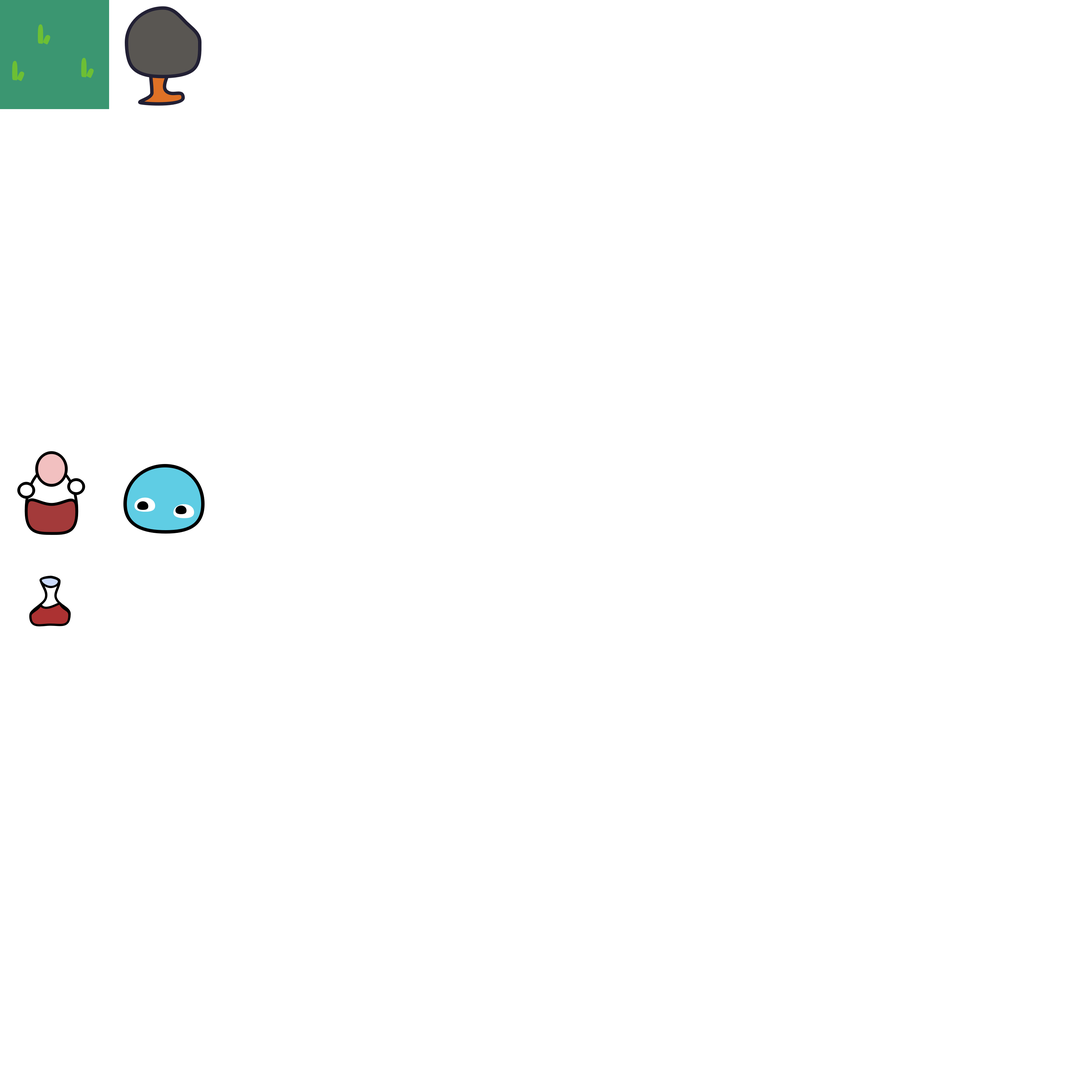
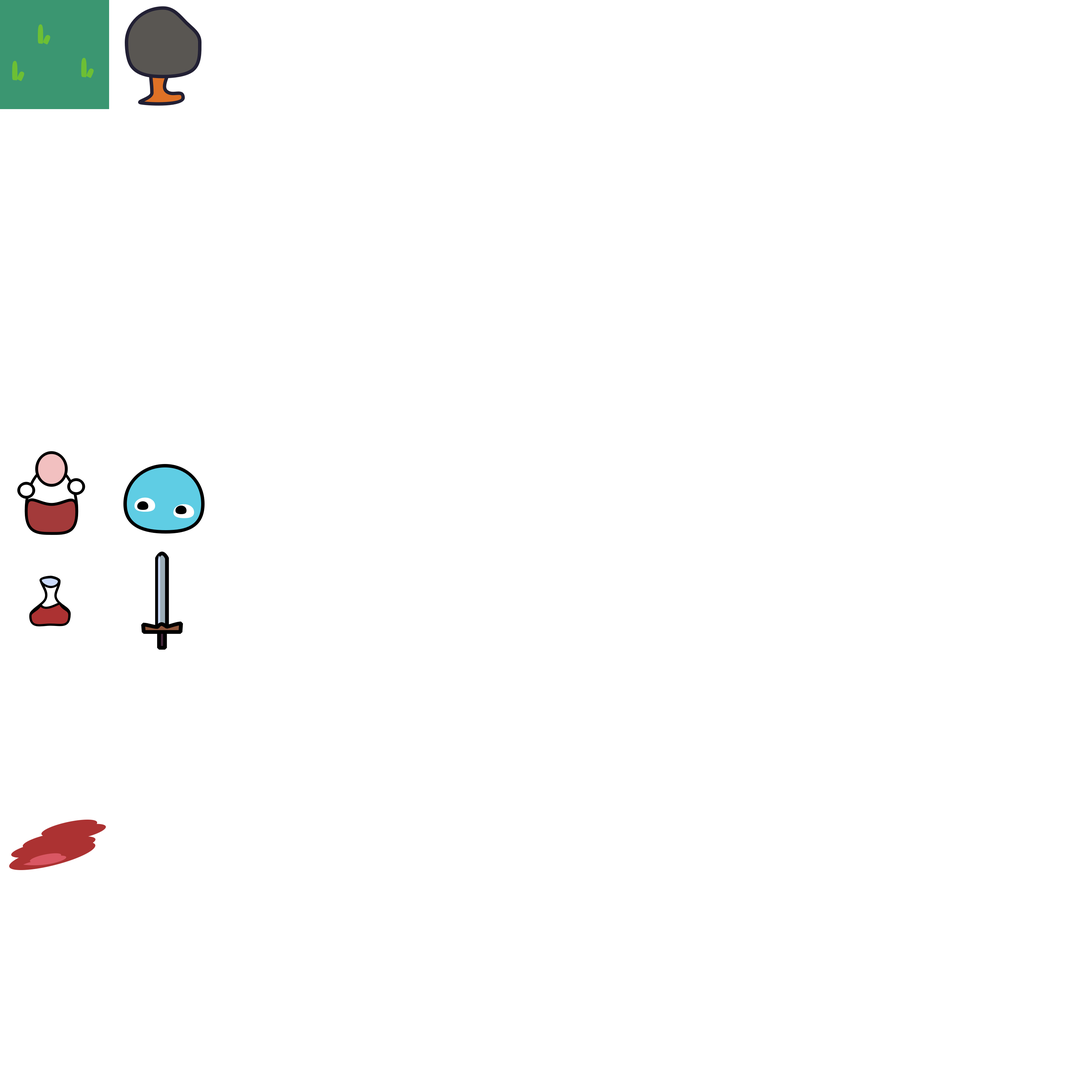
Before/after of a 1091px x 1091px layered artwork. What changed in the layer stack:
added layer "Vector Layer 4" above "Group 3" over [8, 819, 107, 871]
